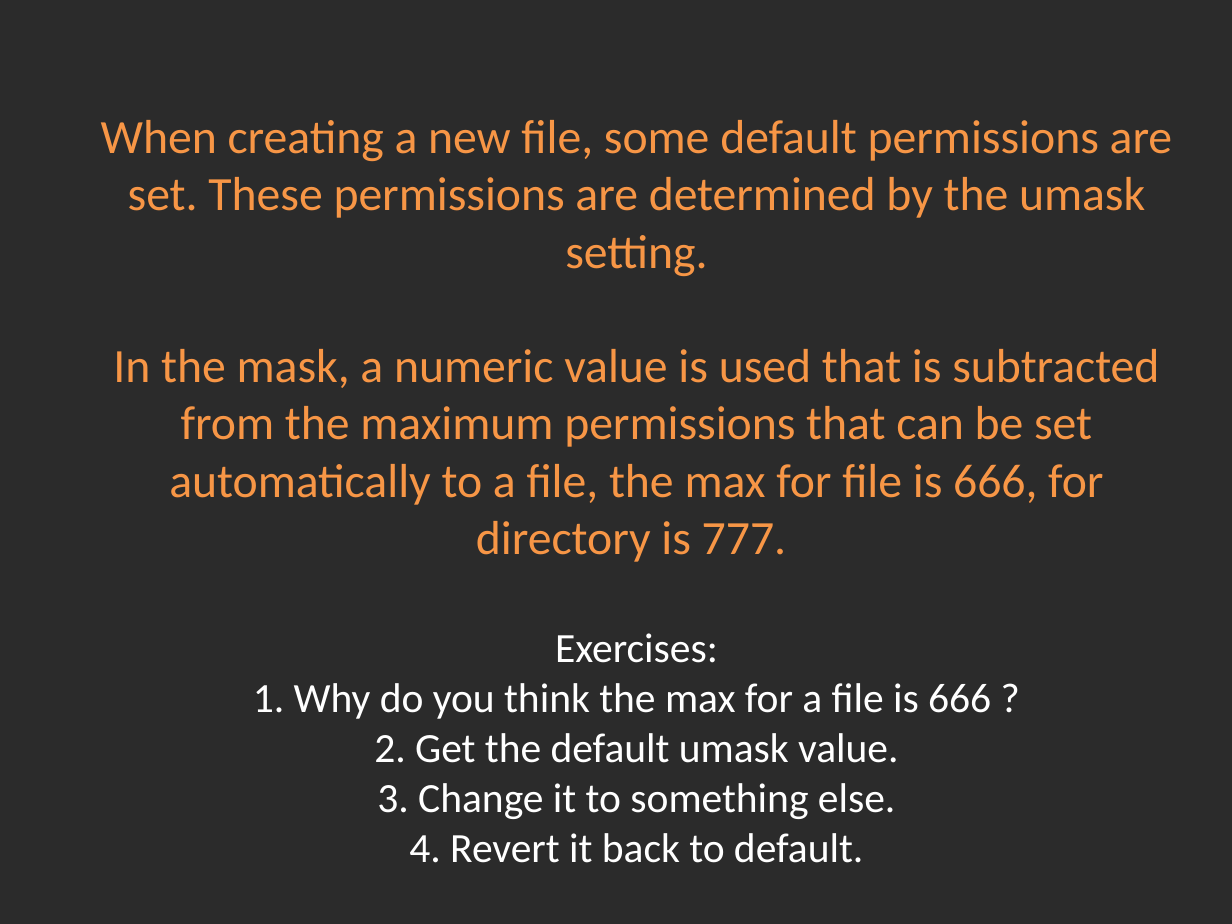
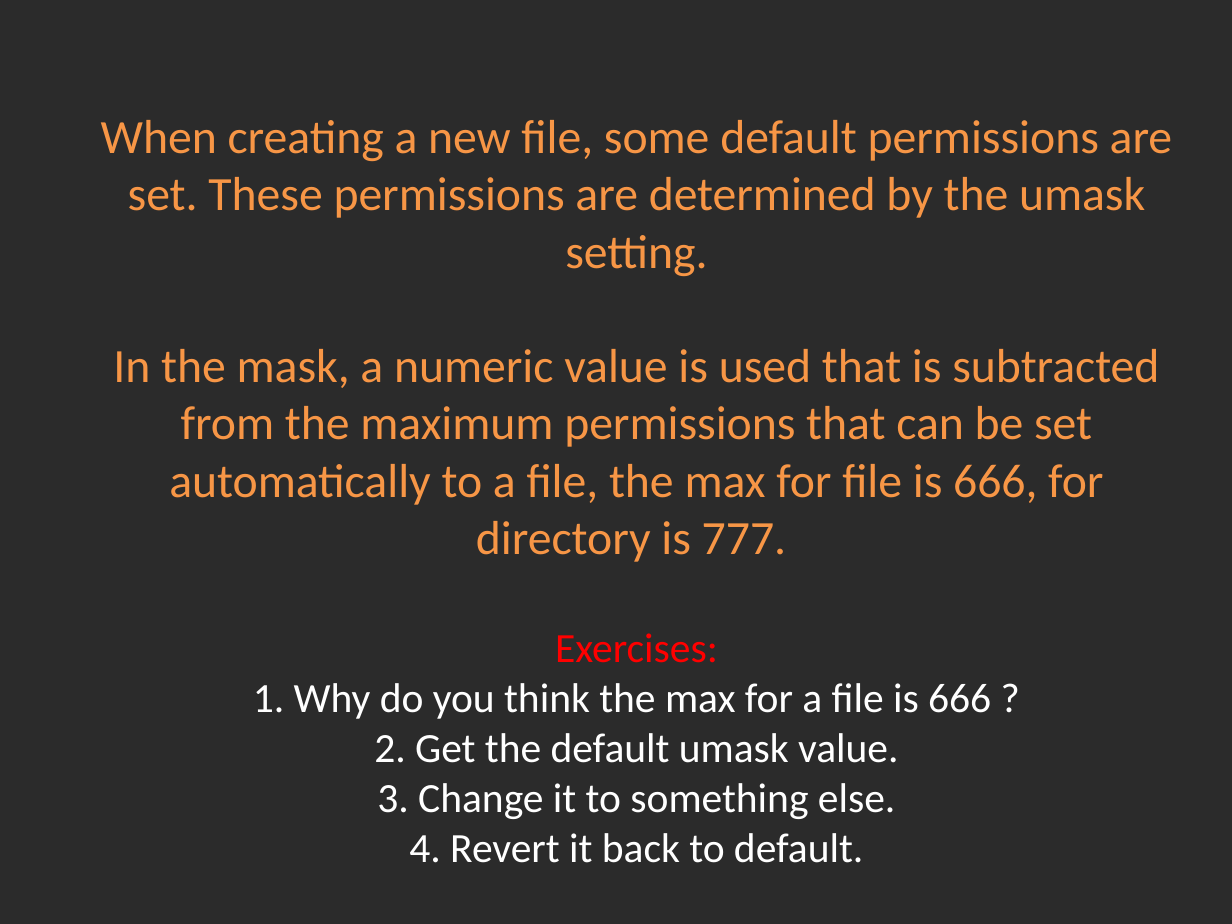
Before and after one commit to Academy-Soft-Intellect/Linux-Course, a slide deck: slide 4 of 5. Permissions/05-PermissionsAndAccessControlLists.pptx. Drawn at 1232x924 pixels with LibreOffice and Linux fonts; fonts in the diff are those of the drawing; background and template pictures are left out; a plain dark background stands for a picture behind light text. Boxes give left, top, right and bottom in pixels: in the first picture for what was removed or moved away, otherwise in the second. Text is boxed around its words. In the diff, an @@ line names an element or a change of style, - is before the commit and + after.

Commit message:
Adding Permissions

```diff
--- a/5. Permissions/05-PermissionsAndAccessControlLists.pptx
+++ b/5. Permissions/05-PermissionsAndAccessControlLists.pptx
@@ title "When creating a new file, ..." at (x1=101, y1=120, x2=1173, y2=863): text colour #FFFFFF to #FF0000 in "Exercises:" @@
```
Also in this commit, not shown: 2 other slides changed, 1 other file.
